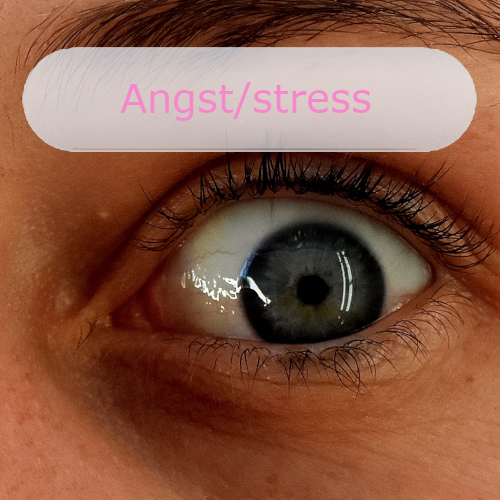
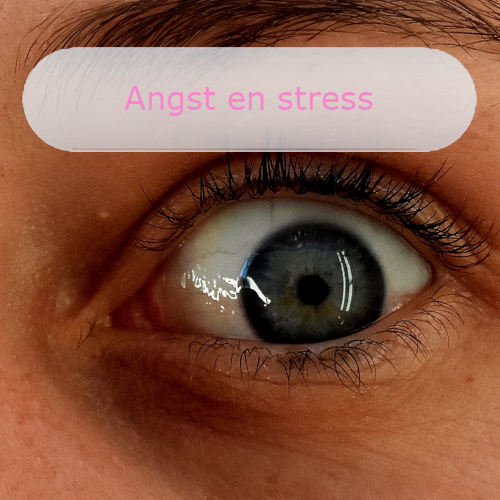
Layers edited between the first and the second 500×500 image:
renamed "Angst/stress" to "Angst en stress", painted on it over [120, 82, 373, 121]
